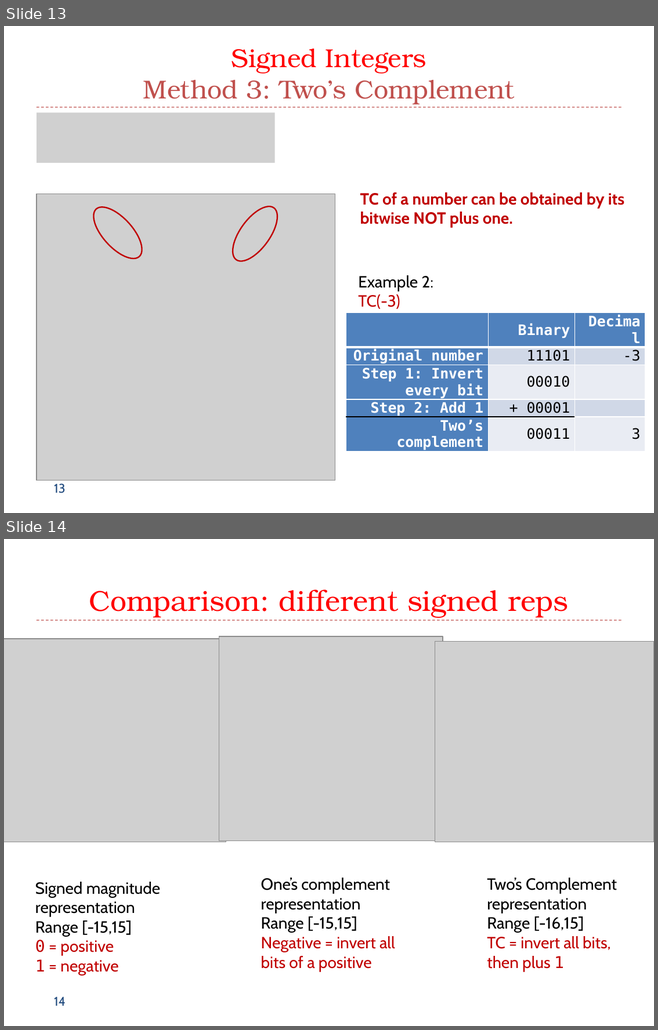
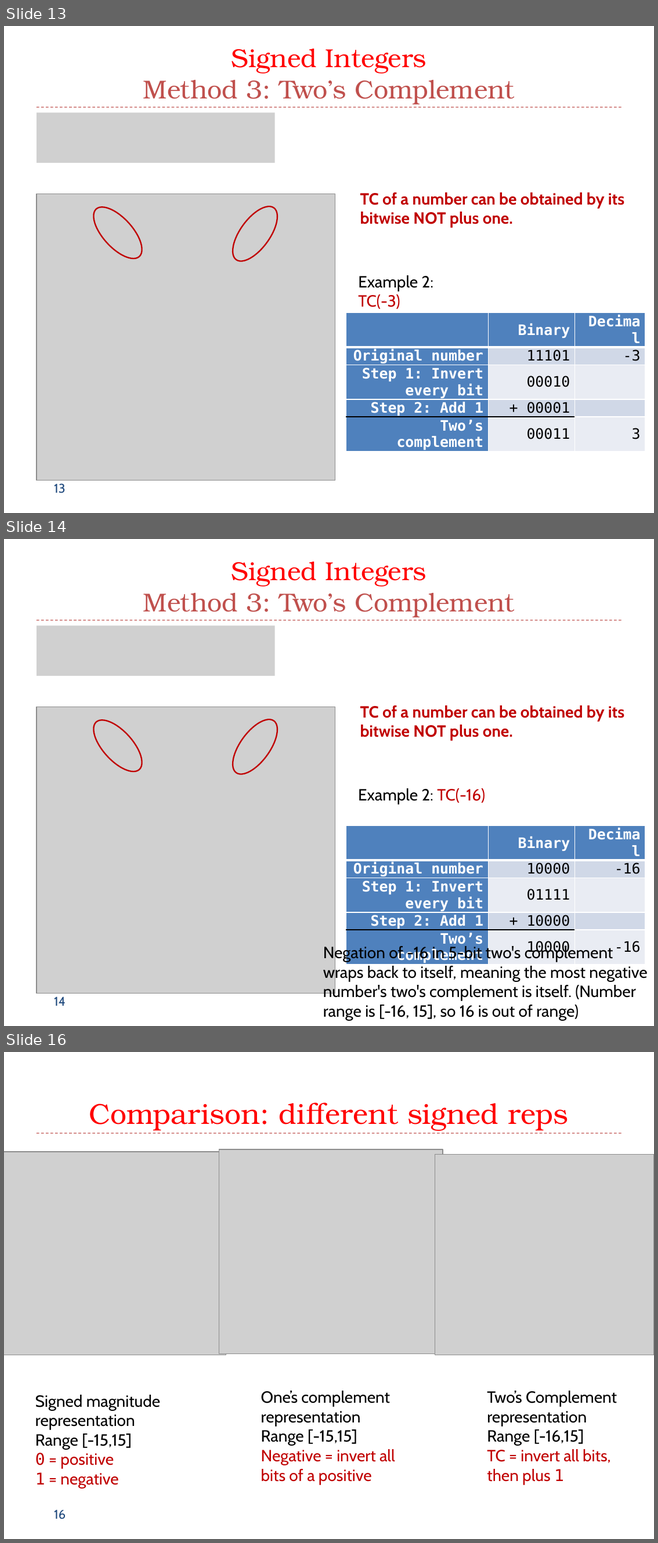
Before and after one commit to guhofstra/CSC111Fa25, a slide deck: PPTs/L1 Data Representation.pptx. Shown one above the other, each under a label of ours: slides 13 and 14 before the commit, slides 13, 14 and 16 after it; the slides between them are not shown. The pictures are 658x1030 and 658x1543 pixels, drawn with LibreOffice and Linux fonts; fonts in the diff are those of the drawing; grey boxes stand for pictures. Boxes give left, top, right and bottom in pixels: in the first picture for what was removed or moved away, otherwise in the second. Text is boxed around its words. In the diff, an @@ line names an element or a change of style, - is before the commit and + after.

```diff
--- a/PPTs/L1 Data Representation.pptx
+++ b/PPTs/L1 Data Representation.pptx
@@ slide 14 added at (4,539,654,1026), background #FFFFFF; not listed: 1 template element that a slide beside it also shows @@
@@ title added at (143,562,514,617), 28.8 pt, text #C0504D @@
+Signed Integers
+Method 3: Two’s Complement
@@ picture added at (36,625,275,675) @@
@@ picture added at (36,707,335,994) @@
@@ ellipse added at (86,712,150,780), outline #C00000 1.5 pt @@
@@ ellipse added at (224,712,286,781), outline #C00000 1.5 pt @@
@@ text added at (360,705,624,741), 18 pt, text #C00000, bold @@
+TC of a number can be obtained by its bitwise NOT plus one.
@@ text added at (358,788,485,804), 18 pt, text #000000 @@
+Example 2: TC(-16)
@@ table added at (346,826,644,965), 5 rows, 3 columns @@
+ | Binary | Decimal
+Original number | 10000 | -16
+Step 1: Invert every bit | 01111 | 
+Step 2: Add 1 | + 10000 | 
+Two’s complement | 10000 | -16
@@ text added at (323,945,647,1021), 18 pt, text #000000 @@
+Negation of -16 in 5-bit two's complement wraps back to itself, meaning the most negative number's two's complement is itself. (Number range is [-16, 15], so 16 is out of range)
@@ page number added at (54,997,65,1006), 14 pt, text #1F497D @@
+14
@@ what was slide 14 is now slide 16 @@
@@ page number at (54,1510,65,1519): text changed @@
-14
+16
```
Also in this commit, not shown: 1 slide changed, 2 other slides added, 3 other files.
